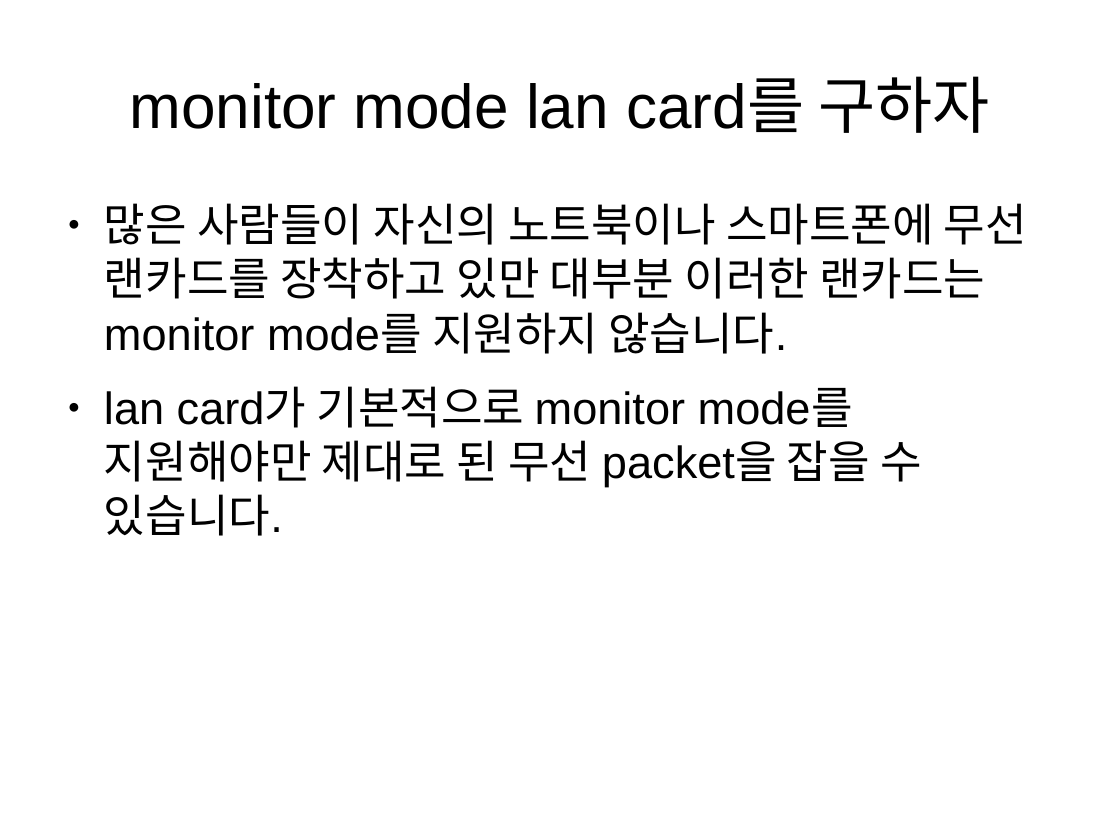
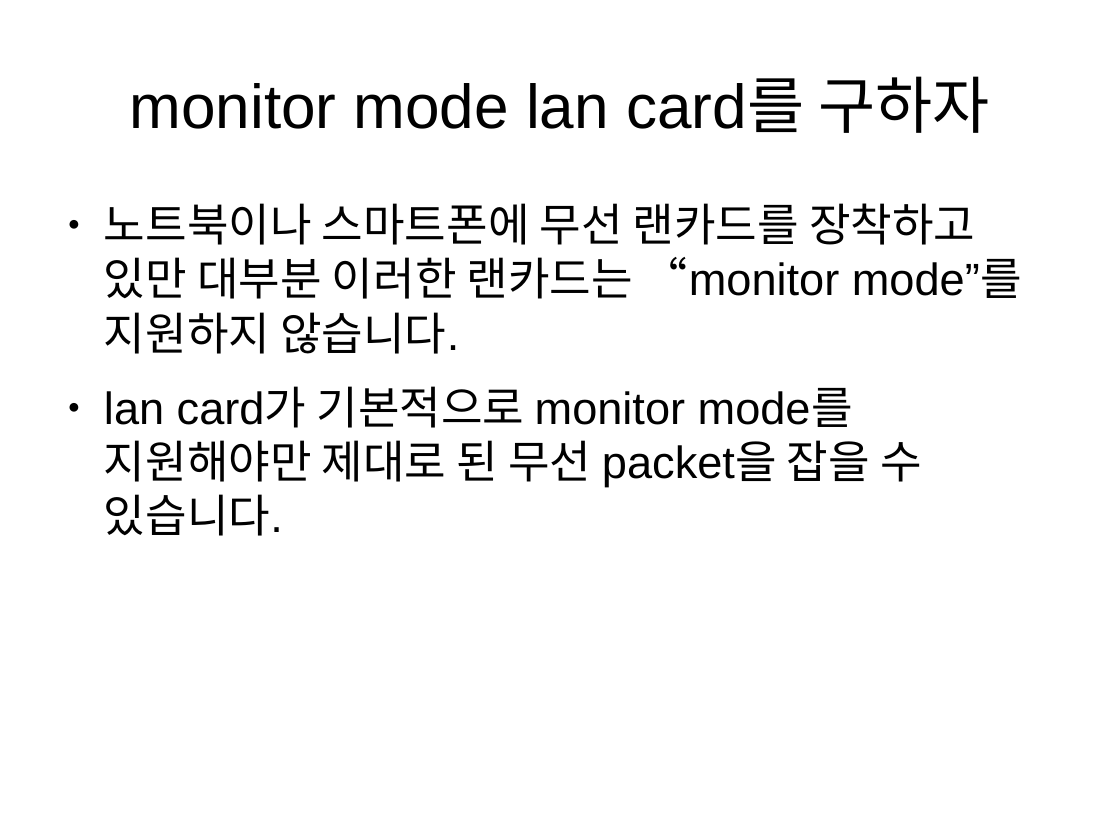
Before and after one commit to sececter/doc, a slide deck: slide 4 of poc2015_wpa_based_packet_decrypt(ko).odp. Drawn at 1120x840 pixels with LibreOffice and Linux fonts; fonts in the diff are those of the drawing. Boxes give left, top, right and bottom in pixels: in the first picture for what was removed or moved away, otherwise in the second. Text is boxed around its words. In the diff, an @@ line names an element or a change of style, - is before the commit and + after.

```diff
--- a/poc2015_wpa_based_packet_decrypt(ko).odp
+++ b/poc2015_wpa_based_packet_decrypt(ko).odp
@@ text at (104,203,1022,354): text changed @@
-● 많은 사람들이 자신의 노트북이나 스마트폰에 무선 랜카드를 장착하고 있만 대부분 이러한 랜카드는 monitor mode를 지원하지 않습니다.
+● 노트북이나 스마트폰에 무선 랜카드를 장착하고 있만 대부분 이러한 랜카드는 “monitor mode”를 지원하지 않습니다.
```
Also in this commit, not shown: 5 other slides changed, 1 other file.
